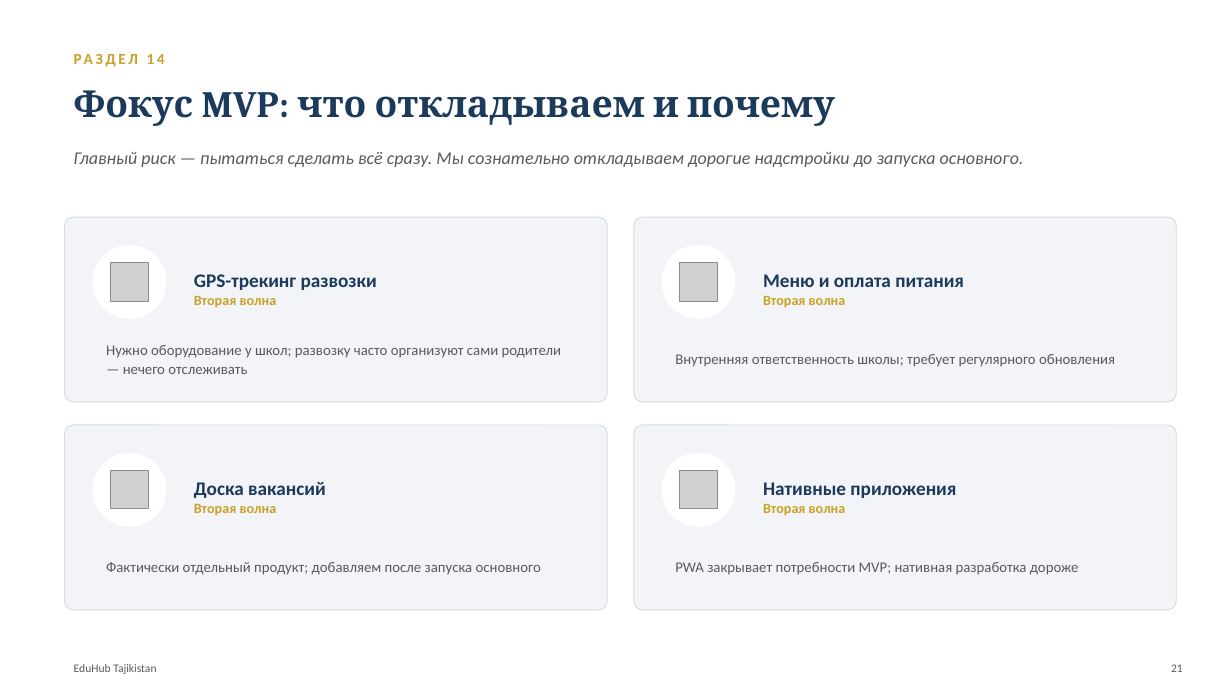
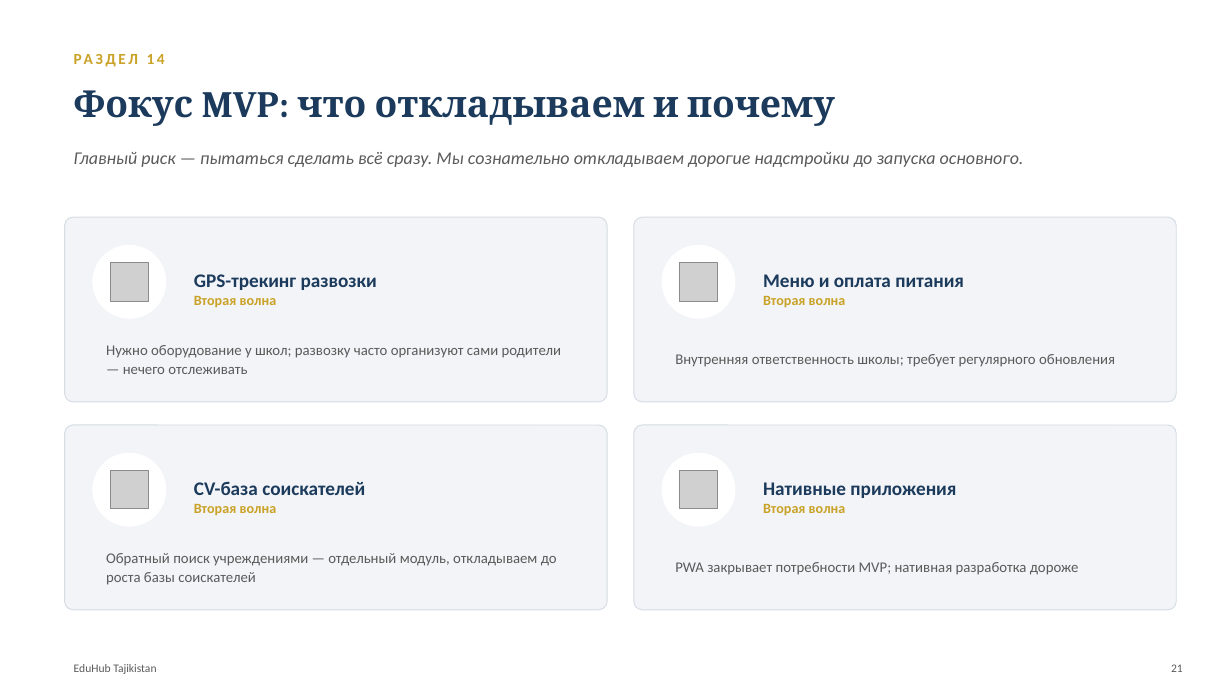
Before and after one commit to TajikEducation/eduhub, a slide deck: slide 21 of docs/EduHub_Presentation_Full_Pro.pptx. Drawn at 1232x693 pixels with LibreOffice and Linux fonts; fonts in the diff are those of the drawing; grey boxes stand for pictures. Boxes give left, top, right and bottom in pixels: in the first picture for what was removed or moved away, otherwise in the second. Text is boxed around its words. In the diff, an @@ line names an element or a change of style, - is before the commit and + after.

Commit message:
docs: fix slide 21 deferred-features list -- job board is MVP now
Same drift caught on slide 10: this card still listed the vacancy
board as second-wave, contradicting its own MVP status (FR-36/37)
and the fix just made two commits ago. Swapped it for the actual
second-wave item on that side of the feature (reverse CV search by
institutions), which was never represented on this slide before.

```diff
--- a/docs/EduHub_Presentation_Full_Pro.pptx
+++ b/docs/EduHub_Presentation_Full_Pro.pptx
@@ text at bbox=[194, 481, 365, 495]: text changed @@
-Доска вакансий
+CV-база соискателей
@@ text at bbox=[106, 553, 557, 585]: text changed @@
-Фактически отдельный продукт; добавляем после запуска основного
+Обратный поиск учреждениями — отдельный модуль, откладываем до роста базы соискателей
```
